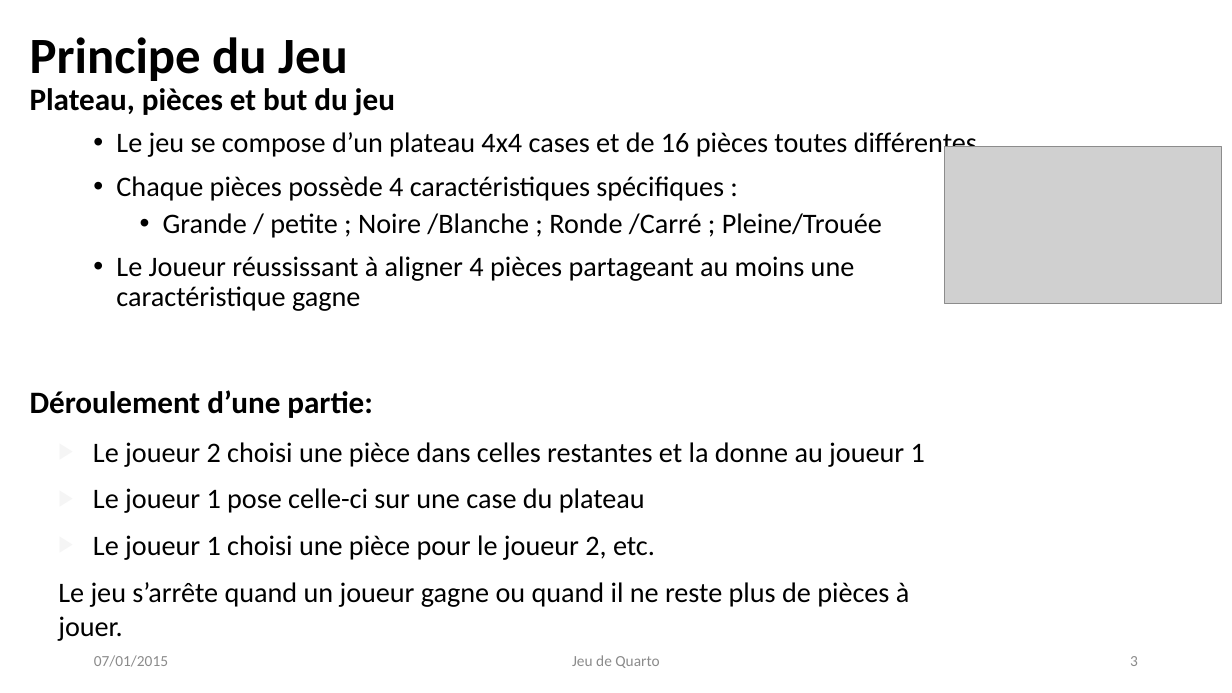
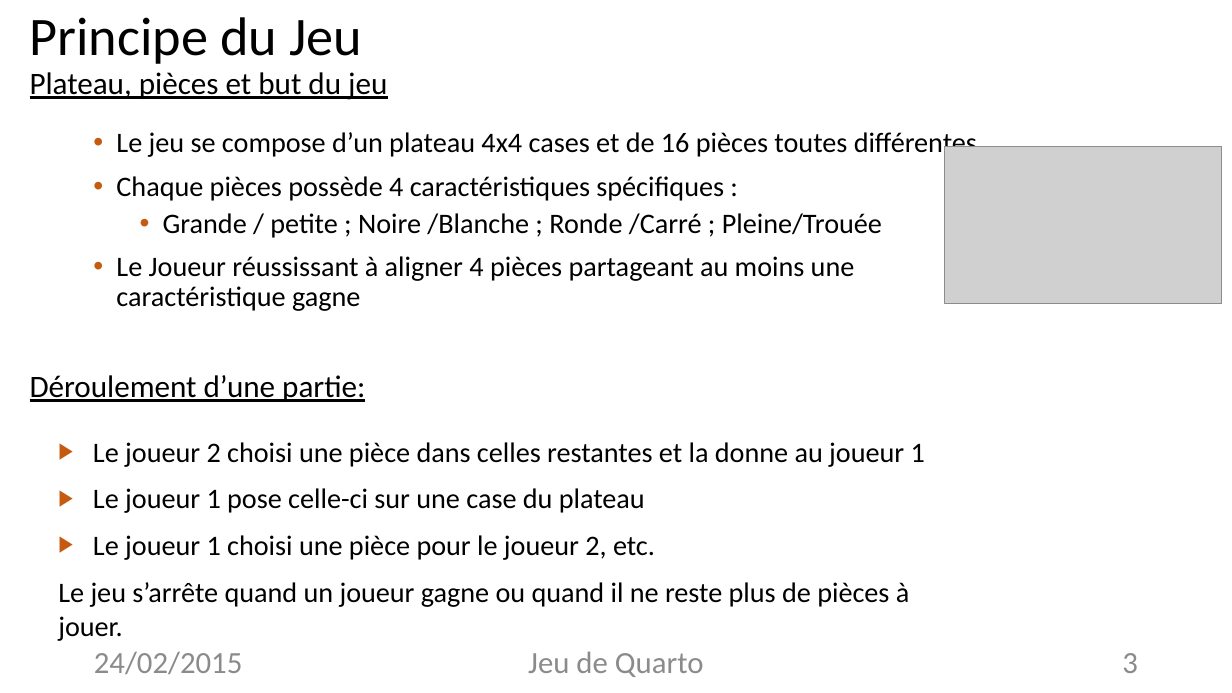
Before and after one commit to Quarto-Projet/Quarto, a slide deck: slide 3 of Diapo-&-co/150224 P4 Info 1.pptx. Drawn at 1232x693 pixels with LibreOffice and Linux fonts; fonts in the diff are those of the drawing; grey boxes stand for pictures. Boxes give left, top, right and bottom in pixels: in the first picture for what was removed or moved away, otherwise in the second. Text is boxed around its words. In the diff, an @@ line names an element or a change of style, - is before the commit and + after.

```diff
--- a/Diapo-&-co/150224 P4 Info 1.pptx
+++ b/Diapo-&-co/150224 P4 Info 1.pptx
@@ title "Principe du Jeu Plateau, pièces ...": place and size @@
-title "Principe du Jeu Plateau, pièces ..." at (30, 37, 395, 418)
+title "Principe du Jeu Plateau, pièces ..." at (30, 17, 387, 402)
@@ title "Principe du Jeu Plateau, pièces ..." at (30, 17, 387, 402): size 39.6 to 42.3 pt in "Principe du Jeu"; bold off; underline on in "Plateau, pièces et but du jeu Déroulement ..." @@
@@ text at (94, 651, 243, 674): text changed; size 12 to 24 pt @@
-07/01/2015
+24/02/2015
@@ text "Jeu de Quarto" at (528, 651, 704, 677): size 12 to 24 pt @@
@@ page number at (1122, 653, 1138, 673): size 12 to 24 pt @@
```
Also in this commit, not shown: 13 other slides changed, 1 slide added.
